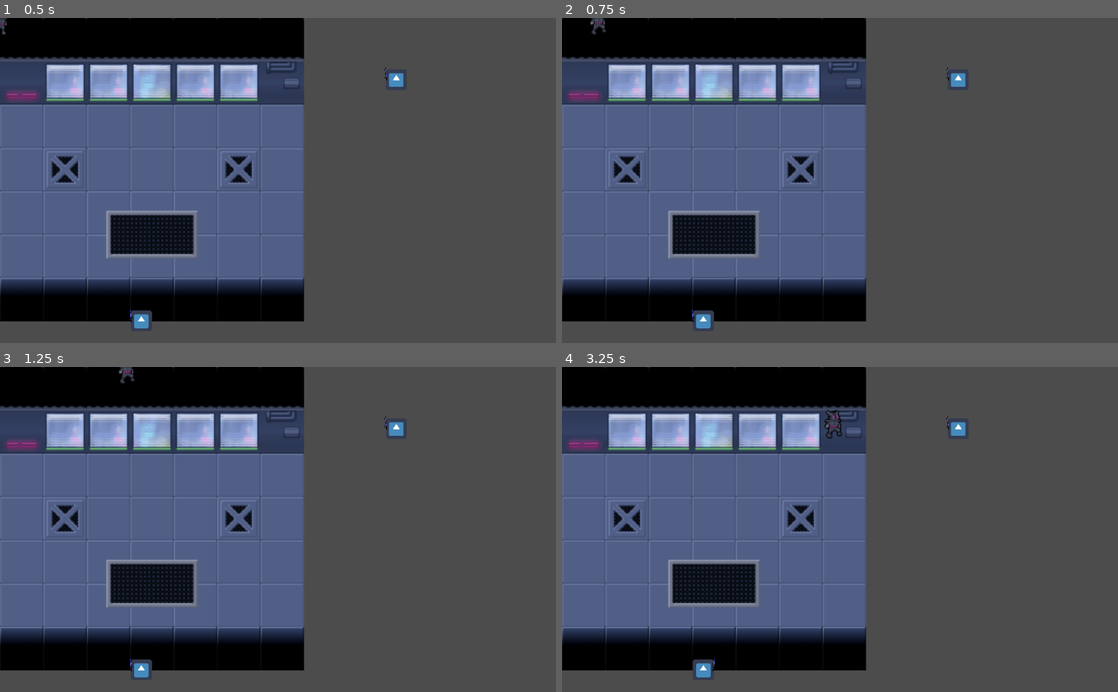
Above: before the commit, frames 1-4 (two rows, left to right).
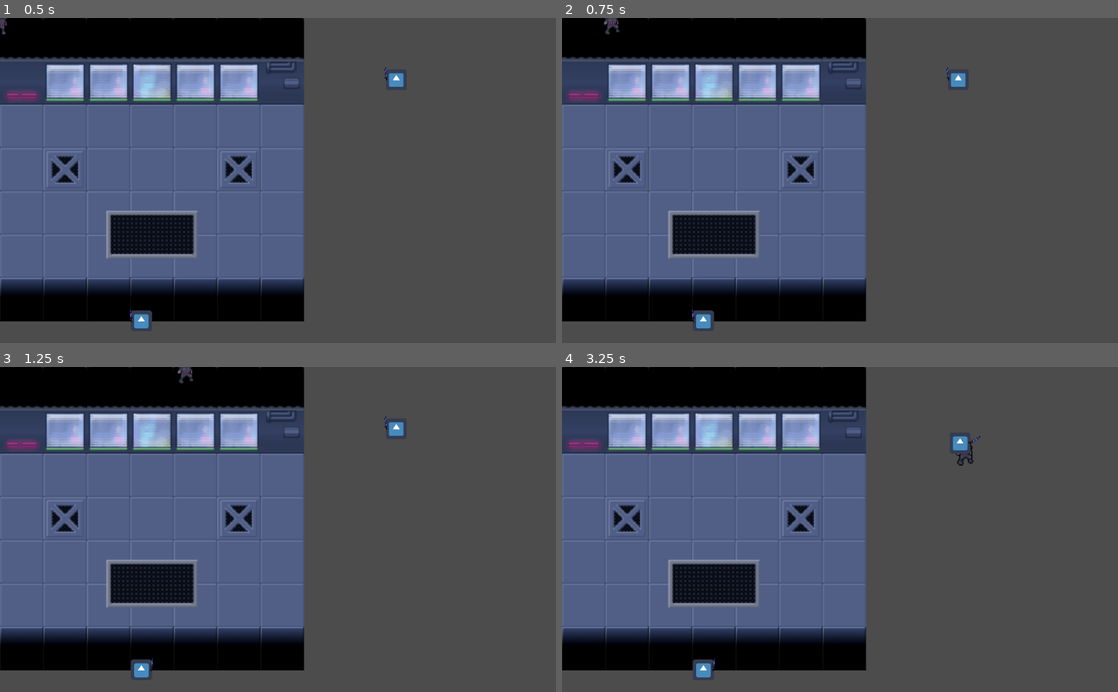
Above: after the commit, the same moments.

Repository: Shakespearian-Apes/Prototype-Build
Game: Godot game, scene res://Levels/Test_Level.tscn
Two runs of this game, one before a commit and one after it. Both use one fixed random seed, a clock stepped at 60 frames per second and the inputs below. The engine's default icon, where the game draws it, is replaced by a stand-in: a white triangle on a blue panel in a dark square.
Inputs:
- Up to frame 1 (0.5 s): no input
- Up to frame 2 (0.75 s): tap Enter at 0.5 s; hold Right (ui_right) from 0.53 s (still down)
- Up to frame 3 (1.25 s): keep holding Right (ui_right)
- Up to frame 4 (3.25 s): release Right (ui_right) at 1.28 s; hold Down (ui_down) 1.28-2.03 s; hold Right (ui_right) 2.03-2.78 s; hold Up (ui_up) from 2.78 s (still down)

Frame 1 is identical in both runs. In frame 2, 0.2% of the frame differs, in the area x 5-11%, y 0-6%; in frame 3, 0.2%; in frame 4, 0.5%, in the area x 47-76%, y 13-31%.

Commit message:
added a StateMachine for the player for better controll, also fixed the bug with multiplying velocity 2 times with delta

Diff:
--- a/Player/Player_Root.gd
+++ b/Player/Player_Root.gd
@@ -1,24 +1,6 @@
 extends Node
 
 #Constants
-const MAX_SPEED = 20000
+const MAX_SPEED = 500
 const ACCELERATION = 100
 const FRICTION = 100
-
-#Player Movement
-var velocity = Vector2.ZERO
-var input_vector = Vector2.ZERO
-
-func _ready():
-	pass
-
-func _process(delta):
-	if get_node_or_null("../Script_Node").can_move == true:
-		get_input(delta)
-
-func get_input(delta):
-	input_vector.x = Input.get_action_strength("ui_right") - Input.get_action_strength("ui_left")
-	input_vector.y = Input.get_action_strength("ui_down") - Input.get_action_strength("ui_up")
-	input_vector = input_vector.normalized()
-	velocity = input_vector * MAX_SPEED * delta
-	get_child(0).move_and_slide(velocity)
--- a/Player/Start_Player.gd
+++ b/Player/Start_Player.gd
@@ -3,25 +3,7 @@
 
 var health = 3
 
-func _ready():
-	pass
 
-func _process(delta):
-	set_animation()
-
-func set_animation():
-	var parent = get_parent()
-	if parent.velocity == Vector2.ZERO:
-		$AnimationPlayer.play("idle")
-	elif parent.velocity.x > 0:
-		$Sprite.flip_h = false
-		$AnimationPlayer.play("Walking")
-	elif parent.velocity.x < 0:
-		$Sprite.flip_h = true
-		$AnimationPlayer.play("Walking")
-	elif parent.velocity.y != 0:
-		$AnimationPlayer.play("Walking")
-
-
-func _on_HurtBox_area_entered(area):
+func _on_HurtBox_area_entered(_area):
+	print(_area)
 	health -= 1
--- a/Player/Start_Player.tscn
+++ b/Player/Start_Player.tscn
@@ -1,7 +1,8 @@
-[gd_scene load_steps=7 format=2]
+[gd_scene load_steps=8 format=2]
 
 [ext_resource path="res://Assets/Player_Sprites/witch_fighter.png" type="Texture" id=1]
 [ext_resource path="res://Player/Start_Player.gd" type="Script" id=2]
+[ext_resource path="res://Player/StateMachine/PlayerSM.tscn" type="PackedScene" id=3]
 
 [sub_resource type="RectangleShape2D" id=1]
 extents = Vector2( 7.96968, 14.2452 )
@@ -46,7 +47,7 @@
 scale = Vector2( 2, 2 )
 texture = ExtResource( 1 )
 hframes = 11
-frame = 8
+frame = 4
 
 [node name="CollisionShape2D" type="CollisionShape2D" parent="."]
 
@@ -69,4 +70,6 @@
 [node name="AnimationPlayer" type="AnimationPlayer" parent="."]
 anims/Walking = SubResource( 3 )
 anims/idle = SubResource( 4 )
+
+[node name="PlayerSM" parent="." instance=ExtResource( 3 )]
 [connection signal="area_entered" from="HurtBox" to="." method="_on_HurtBox_area_entered"]
--- /dev/null
+++ b/Player/StateMachine/Idle.gd
@@ -0,0 +1,10 @@
+extends "Player_State.gd"
+
+func enter(machine):
+	pass
+
+func update_process(machine, delta):
+	var input_direction = get_input_direction()
+	if input_direction:
+		machine._change_state('walk')
+	player.get_node("AnimationPlayer").play("idle")
--- /dev/null
+++ b/Player/StateMachine/PlayerSM.gd
@@ -0,0 +1,55 @@
+extends Node
+class_name PlayerStateMachine
+
+const DEBUG = true
+
+var states_stack = []
+var current_state = null
+
+onready var states_map = {
+	'idle' : $Idle,
+	'walk': $Walk,
+	# 'jump': $Jump
+}
+
+func _ready():
+	current_state = $Idle
+	_change_state('idle')
+
+# Called every frame. 'delta' is the elapsed time since the previous frame.
+func _process(delta):
+	var state_name = current_state.update_process(self, delta)
+	if state_name:
+		_change_state(state_name)
+
+func _change_state(state_name : String):
+	"""Changes the State to the new one, uses the exit and enter function
+	"""
+	if DEBUG:
+		print("State change to :", state_name)
+	current_state.exit(self)
+	if state_name == 'previous':
+		states_stack.pop_front()
+	else:
+		states_stack.push_front(states_map[state_name])
+	current_state = states_stack[0]
+	current_state.enter(self)
+
+
+# Route Game Loop function calls to
+# current state handler method if it exists
+
+# func _physics_process(delta):
+# 	current_state.update_physics_process(self, delta)
+
+# func _input(event):
+# 	current_state.update_input(self, event)
+
+# func _unhandled_input(event):
+# 	current_state.update_unhandled_input(self, event)
+
+# func _unhandled_key_input(event):
+# 	current_state.update_unhandled_key_input(self, event)
+
+# func _notification(what):
+# 	current_state.update_notification(self, what)
--- /dev/null
+++ b/Player/StateMachine/PlayerSM.tscn
@@ -0,0 +1,14 @@
+[gd_scene load_steps=4 format=2]
+
+[ext_resource path="res://Player/StateMachine/Idle.gd" type="Script" id=1]
+[ext_resource path="res://Player/StateMachine/Walk.gd" type="Script" id=2]
+[ext_resource path="res://Player/StateMachine/PlayerSM.gd" type="Script" id=3]
+
+[node name="PlayerSM" type="Node"]
+script = ExtResource( 3 )
+
+[node name="Idle" type="Node" parent="."]
+script = ExtResource( 1 )
+
+[node name="Walk" type="Node" parent="."]
+script = ExtResource( 2 )
--- /dev/null
+++ b/Player/StateMachine/Player_State.gd
@@ -0,0 +1,24 @@
+extends Node
+class_name PlayerState
+
+var player
+var velocity = Vector2()
+
+# Called when the node enters the scene tree for the first time.
+func _ready():
+	player = get_parent().get_parent()
+
+func enter(_machine):
+	pass
+
+func exit(_machine):
+	pass
+
+func get_input_direction():
+	var input_direction = Vector2()
+	input_direction.x = int(Input.is_action_pressed("ui_right")) - int(Input.is_action_pressed("ui_left"))
+	input_direction.y -= int(Input.get_action_strength("ui_up")) - int(Input.get_action_strength("ui_down"))
+	return input_direction
+
+# func move_player():
+# 	velocity = player.move_and_slide(velocity)
--- /dev/null
+++ b/Player/StateMachine/Walk.gd
@@ -0,0 +1,17 @@
+extends "Player_State.gd"
+
+func update_process(machine, delta):
+	var input_direction = get_input_direction()
+	if not input_direction:
+		machine._change_state('idle')
+	velocity = input_direction.normalized() * player.get_parent().MAX_SPEED
+	velocity = player.move_and_slide(velocity)
+
+	if velocity.x > 0:
+		player.get_node("Sprite").flip_h = false
+		player.get_node("AnimationPlayer").play("Walking")
+	elif velocity.x < 0:
+		player.get_node("Sprite").flip_h = true
+		player.get_node("AnimationPlayer").play("Walking")
+	elif velocity.y != 0:
+		player.get_node("AnimationPlayer").play("Walking")
--- a/project.godot
+++ b/project.godot
@@ -8,9 +8,14 @@
 
 config_version=4
 
-_global_script_classes=[  ]
+_global_script_classes=[ {
+"base": "Node",
+"class": "PlayerState",
+"language": "GDScript",
+"path": "res://Player/StateMachine/Player_State.gd"
+} ]
 _global_script_class_icons={
-
+"PlayerState": ""
 }
 
 [application]
Not shown, added: Assets/Objects/barrel.png.import
Not shown: 3 places in Enemies/Speedster/Speed_Enemy.tscn that only renumber resources
